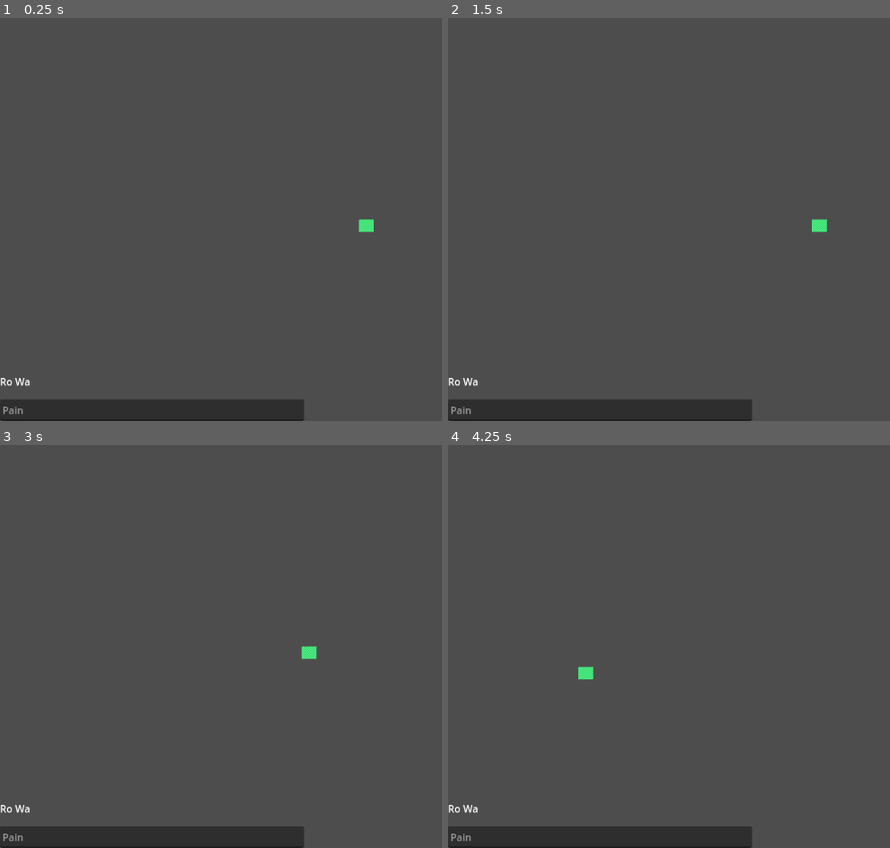
Above: before the commit, frames 1-4 (two rows, left to right).
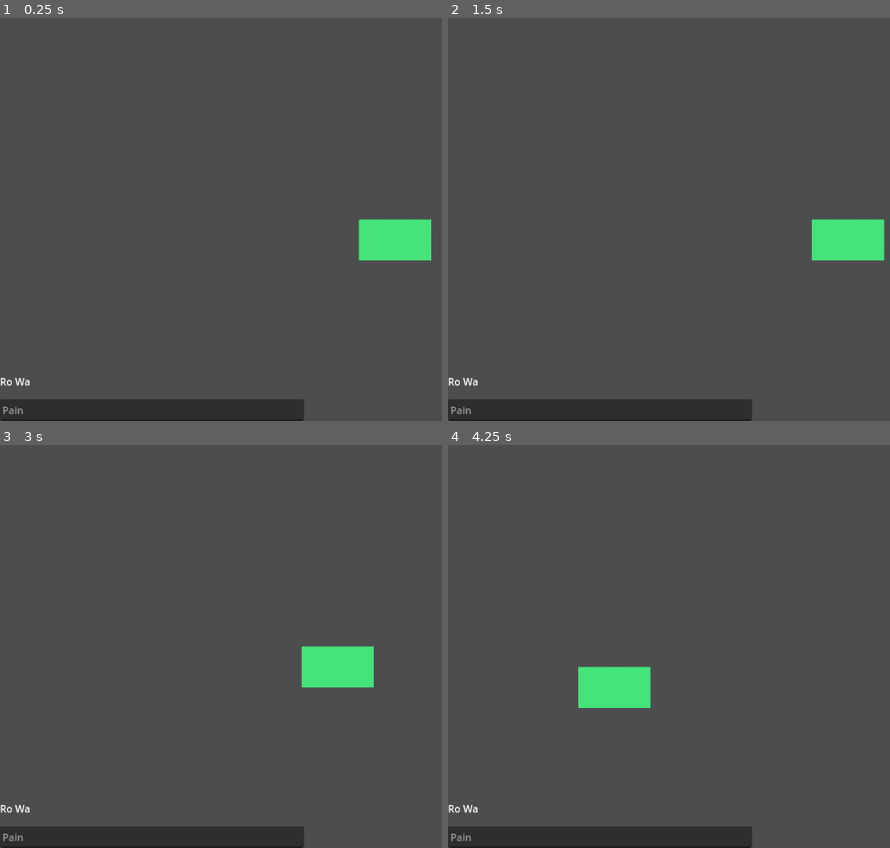
Above: after the commit, the same moments.

Repository: EricBroyles/TheCityPlannersDuelEngine
Game: Godot game, scene res://Prototype2/Scenes/Main.tscn
Two runs of this game, one before a commit and one after it. Both use one fixed random seed, a clock stepped at 60 frames per second and the inputs below. The project has no main scene, so this scene is started directly.
Inputs (mouse positions are in pixels of both pictures, inside the frame that each line leads up to):
- Up to frame 1 (0.25 s): no input
- Up to frame 2 (1.5 s): click (598, 408) at 0.52 s; type "Alex" at 0.6 s; tap Enter at 1.25 s; move the mouse to (outside the picture) at 1.27 s; tap Backspace (decrease) at 1.35 s; click (outside the picture) at 1.42 s
- Up to frame 3 (3 s): tap Space at 2 s; move the mouse to (216, 666) at 2.02 s; tap Tab (increase) at 2.1 s; click (216, 666) at 2.17 s; tap Enter at 2.75 s; move the mouse to (428, 557) at 2.77 s; hold D (move camera east) from 2.78 s (still down); click (428, 557) at 2.92 s
- Up to frame 4 (4.25 s): move the mouse to (770, 727) at 3.52 s; release D (move camera east) at 3.53 s; tap W (move camera north) at 3.6 s; click (770, 727) at 3.67 s

The runs differ from the first frame. In frame 1, 1.6% of the frame differs, in the area x 81-98%, y 49-61%; in frame 2, 1.6%; in frame 3, 1.6%; in frame 4, 1.6%, in the area x 29-46%, y 55-66%.

Commit message:
created a camera view box which tells how meany cells fill the screen

Diff:
--- a/thecityplannersduelengine/Prototype2/Scripts/Camera.gd
+++ b/thecityplannersduelengine/Prototype2/Scripts/Camera.gd
@@ -16,11 +16,19 @@
 
 func _process(delta: float) -> void:
 	EngineData.mouse_position = get_global_mouse_position()
-	#print(position)
-	#print(get_viewport_rect().size * zoom)
-
+	EngineData.view_box = get_camera_view_box()
+	print(EngineData.view_box)
 	perform_move(delta)
 	perform_zoom()
+
+func get_camera_view_box() -> Vector4:
+	var c: float = position.x / EngineData.CELL_WIDTH_PX
+	var r: float = position.y / EngineData.CELL_WIDTH_PX
+	var size_c: float = get_viewport_rect().size.x / zoom.x / EngineData.CELL_WIDTH_PX
+	var size_r: float = get_viewport_rect().size.y / zoom.x / EngineData.CELL_WIDTH_PX
+	return Vector4(c,r,size_c,size_r)
+
+
 
 func perform_move(delta: float):
 	movement_dirvec = Vector2.ZERO
--- a/thecityplannersduelengine/Prototype2/Scripts/EngineData.gd
+++ b/thecityplannersduelengine/Prototype2/Scripts/EngineData.gd
@@ -1,6 +1,11 @@
 extends Node
 
+## Camera
 var mouse_position: Vector2
+
+#c,r: position in px converted to col/row as float
+#size c,r: number of cells across and tall
+var view_box: Vector4
 
 ## Gameboard
 const PX_PER_FT: int = 1
--- a/thecityplannersduelengine/Prototype2/Scripts/Gameboard.gd
+++ b/thecityplannersduelengine/Prototype2/Scripts/Gameboard.gd
@@ -7,8 +7,8 @@
 @onready var lane_dividers_mesh = %LaneDividersMesh
 @onready var builder = %Builder
 
-var cell_cols: int = 12
-var cell_rows: int = 10
+var cell_cols: int = 58
+var cell_rows: int = 33
 var _w: int = EngineData.CELL_WIDTH_PX
 var matrix: GameboardMatrix
 
